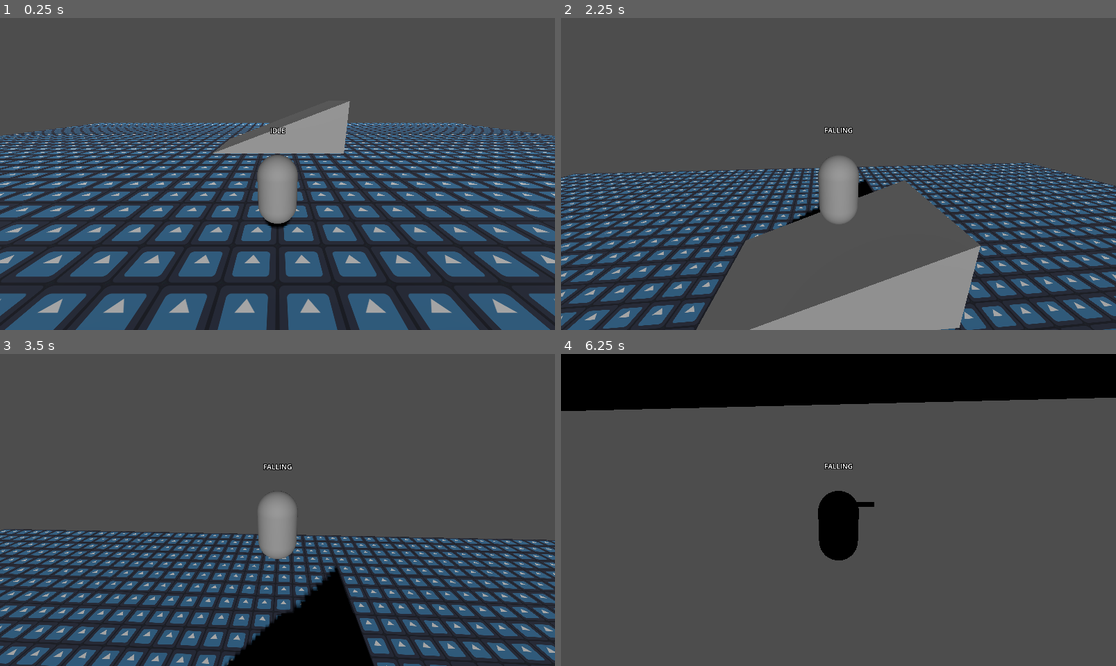
Above: before the commit, frames 1-4 (two rows, left to right).
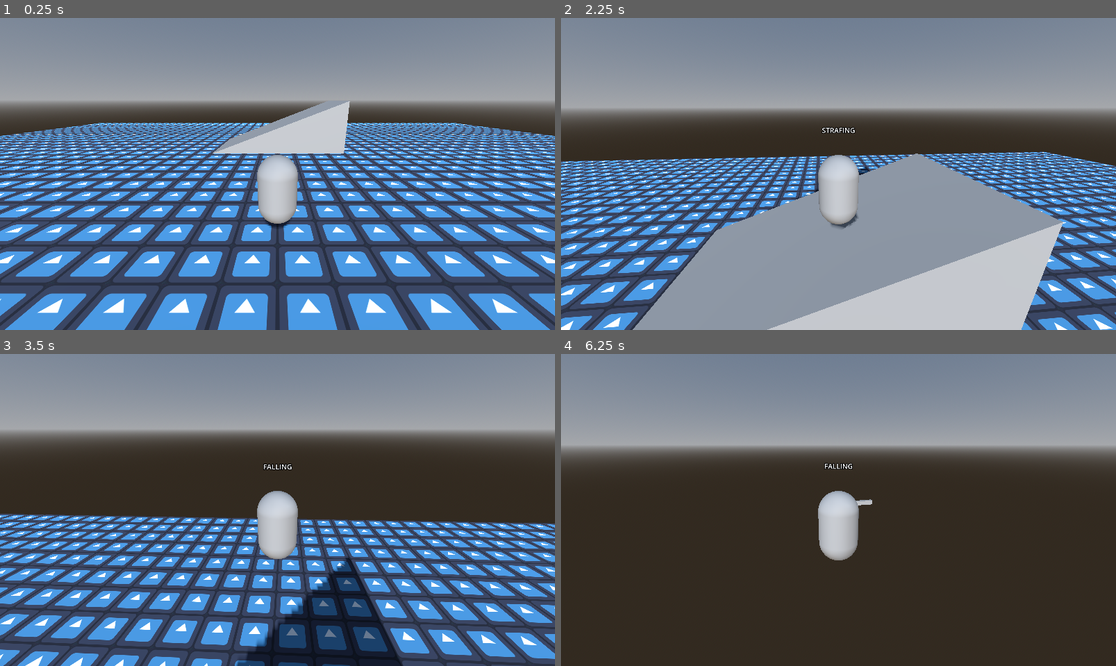
Above: after the commit, the same moments.

Repository: mikatomik/Godot_4_Third_Person_Template
Game: Godot game, scene res://dev/dev_area.tscn
The game is run twice, just before and just after one commit, with the same random seed, the same clock (stepped at 60 frames per second) and the same inputs. The engine's default icon, where the game draws it, is replaced by a stand-in: a white triangle on a blue panel in a dark square.
Inputs (mouse positions are in pixels of both pictures, inside the frame that each line leads up to):
- Up to frame 1 (0.25 s): no input
- Up to frame 2 (2.25 s): tap Enter at 0.5 s; move the mouse to (866, 174) at 0.52 s; hold Right mouse button (strafe, bound only after the commit) 0.53-1.28 s; hold W (walk_forward) from 0.53 s (still down); tap Space (jump) at 0.77, 0.8, 1.07, 1.35, 1.52, 1.82 s; move the mouse to (810, 174) at 1.27 s; right-click (810, 174) at 1.55 s; move the mouse to (849, 167) at 2.02 s; hold Right mouse button (strafe, bound only after the commit) from 2.03 s (still down)
- Up to frame 3 (3.5 s): keep holding W (walk_forward); tap Space (jump) at 2.3, 3.02, 3.32 s; move the mouse to (271, 516) at 2.77 s; release Right mouse button (strafe, bound only after the commit) at 2.78 s; right-click (271, 516) at 2.85 s
- Up to frame 4 (6.25 s): move the mouse to (877, 513) at 3.52 s; tap Space (jump) at 3.6, 3.77, 4.07, 4.52, 4.82, 5.3, 5.85, 6.02 s; move the mouse to (794, 506) at 4.27 s; right-click (794, 506) at 4.35 s; move the mouse to (844, 510) at 5.02 s; hold Right mouse button (strafe, bound only after the commit) 5.03-5.78 s; move the mouse to (816, 503) at 5.77 s; release W (walk_forward) at 5.78 s; hold D (walk_right) from 5.78 s (still down); right-click (816, 503) at 6.05 s

The runs differ from the first frame. In frame 1, 97% of the frame differs, in the area x 0-100%, y 0-100%; in frame 2, 93%; in frame 3, 89%; in frame 4, 97%.

Commit message:
Add dodging mechanic and change_state func

Diff:
--- a/dev/dev_area.tscn
+++ b/dev/dev_area.tscn
@@ -19,6 +19,16 @@
 
 [sub_resource type="ConcavePolygonShape3D" id="ConcavePolygonShape3D_64kfb"]
 data = PackedVector3Array(4, 1.5, 2.5, 4, -1.5, 2.5, -4, -1.5, 2.5, 4, 1.5, -2.5, -4, -1.5, -2.5, 4, -1.5, -2.5, 4, 1.5 …(254 unchanged characters)…
+
+[sub_resource type="ProceduralSkyMaterial" id="ProceduralSkyMaterial_3kbtb"]
+
+[sub_resource type="Sky" id="Sky_iu2uf"]
+sky_material = SubResource("ProceduralSkyMaterial_3kbtb")
+
+[sub_resource type="Environment" id="Environment_76nfa"]
+background_mode = 2
+sky = SubResource("Sky_iu2uf")
+ssil_enabled = true
 
 [node name="dev_area" type="Node3D"]
 
@@ -46,3 +56,6 @@
 
 [node name="CollisionShape3D" type="CollisionShape3D" parent="ramp/StaticBody3D"]
 shape = SubResource("ConcavePolygonShape3D_64kfb")
+
+[node name="WorldEnvironment" type="WorldEnvironment" parent="."]
+environment = SubResource("Environment_76nfa")
--- a/player/player.gd
+++ b/player/player.gd
@@ -3,6 +3,9 @@
 @export var walk_speed : int = 5
 @export var walk_accel : int = 10
 @export var fall_accel : int = 3
+@export var dodge_speed : int = 200
+@export var dodge_accel : int = 8
+@export var dodge_jump_strength : int = 8
 @export var gravity : int = -30
 @export var terminal_velocity : int = -40
 @export var jump_strength : int = 15
@@ -11,12 +14,15 @@
 var forward_relative_to_camera : Vector3
 var input_dir : Vector3
 var state = IDLE
+var previous_state = IDLE
 
 enum {
 	IDLE,
 	WALKING,
 	JUMPING,
-	FALLING
+	FALLING,
+	STRAFING,
+	DODGING
 }
 
 func _ready():
@@ -33,10 +39,13 @@
 			move_and_slide()
 
 			if input_dir.length() > 0:
-				state = WALKING
+				change_state(WALKING)
 
 			if Input.is_action_just_pressed("jump") and is_on_floor():
-				state = JUMPING
+				change_state(JUMPING)
+
+			if Input.is_action_pressed("strafe"):
+				change_state(STRAFING)
 
 		WALKING:
 			get_directional_input()
@@ -46,13 +55,16 @@
 			move_and_slide()
 
 			if !is_on_floor():
-				state = FALLING
+				change_state(FALLING)
 
 			if input_dir.length() <= 0:
-				state = IDLE
+				change_state(IDLE)
 
 			if Input.is_action_just_pressed("jump") and is_on_floor():
-				state = JUMPING
+				change_state(JUMPING)
+
+			if Input.is_action_pressed("strafe"):
+				change_state(STRAFING)
 
 		JUMPING:
 			velocity.y = jump_strength
@@ -62,7 +74,7 @@
 			interpolate_velocity(walk_speed, fall_accel, delta)
 			move_and_slide()
 
-			state = FALLING
+			change_state(FALLING)
 
 		FALLING:
 			get_directional_input()
@@ -72,12 +84,35 @@
 			move_and_slide()
 
 			if is_on_floor() and input_dir.length() > 0:
-				state = WALKING
+				change_state(WALKING)
+
 			elif is_on_floor() and input_dir.length() <= 0:
-				state = IDLE
+				change_state(IDLE)
 
-	update_state_readout()
+			if Input.is_action_pressed("strafe"):
+				change_state(STRAFING)
 
+		STRAFING:
+			get_directional_input()
+			align_mesh_to_input_dir()
+			apply_gravity(delta)
+			interpolate_velocity(walk_speed, walk_accel, delta)
+			move_and_slide()
+
+			if Input.is_action_just_released("strafe"):
+				change_state(WALKING)
+
+			if Input.is_action_just_pressed("jump") and is_on_floor():
+				change_state(DODGING)
+
+		DODGING:
+			get_directional_input()
+			align_mesh_to_input_dir()
+			apply_gravity(delta)
+			interpolate_velocity(dodge_speed, dodge_accel, delta)
+			velocity.y = dodge_jump_strength
+			move_and_slide()
+			change_state(previous_state)
 
 
 func get_directional_input():
@@ -103,7 +138,32 @@
 	if velocity.y < terminal_velocity:
 		velocity.y = terminal_velocity
 
-func update_state_readout():
+func align_mesh_to_input_dir():
+
+	if state == STRAFING or state == DODGING:
+		var current_rot_quat = Quaternion($body_rig.basis.orthonormalized()).normalized()
+		var desired_rot_quat = Quaternion($camera_pivot.basis.orthonormalized()).normalized()
+		var interpolated_quat = current_rot_quat.slerp(desired_rot_quat, mesh_rot_speed)
+
+		$body_rig.basis = Basis(interpolated_quat).orthonormalized()
+
+	else:
+		if input_dir.length() > 0:
+			var input_dir_2d = Vector2(input_dir.x, input_dir.z).normalized()
+			var camera_dir_2d = -Vector2($camera_pivot.basis.z.x, $camera_pivot.basis.z.z).normalized()
+			var angle_to = -camera_dir_2d.angle_to(input_dir_2d)
+
+			var desired_quat = Quaternion($camera_pivot.basis.rotated(Vector3.UP, angle_to).orthonormalized()).normalized()
+			var current_quat = Quaternion($body_rig.basis.orthonormalized()).normalized()
+
+			var interpolated_quat = current_quat.slerp(desired_quat, mesh_rot_speed)
+
+			$body_rig.basis = Basis(interpolated_quat).orthonormalized()
+
+func change_state(new_state):
+	previous_state = state
+	state = new_state
+
 	if state == 0:
 		$Label3D.text = "IDLE"
 	elif state == 1:
@@ -112,20 +172,10 @@
 		$Label3D.text = "JUMPING"
 	elif state == 3:
 		$Label3D.text = "FALLING"
+	elif state == 4:
+		$Label3D.text = "STRAFING"
+	elif state == 5:
+		$Label3D.text = "DODGING"
 
 	else:
 		$Label3D.text = "IT'S A MAGIC MYSTERY"
-
-
-func align_mesh_to_input_dir():
-	if input_dir.length() > 0:
-		var input_dir_2d = Vector2(input_dir.x, input_dir.z).normalized()
-		var camera_dir_2d = -Vector2($camera_pivot.basis.z.x, $camera_pivot.basis.z.z).normalized()
-		var angle_to = -camera_dir_2d.angle_to(input_dir_2d)
-
-		var desired_quat = Quaternion($camera_pivot.basis.rotated(Vector3.UP, angle_to).orthonormalized()).normalized()
-		var current_quat = Quaternion($body_rig.basis.orthonormalized()).normalized()
-
-		var interpolated_quat = current_quat.slerp(desired_quat, mesh_rot_speed)
-
-		$body_rig.basis = Basis(interpolated_quat).orthonormalized()
--- a/project.godot
+++ b/project.godot
@@ -73,3 +73,9 @@
 , Object(InputEventJoypadButton,"resource_local_to_scene":false,"resource_name":"","device":-1,"button_index":6,"pressure":0.0,"pressed":true,"script":null)
 ]
 }
+strafe={
+"deadzone": 0.5,
+"events": [Object(InputEventMouseButton,"resource_local_to_scene":false,"resource_name":"","device":-1,"window_id":0,"alt_pressed":false,"shift_pressed":false,"ctrl_pressed":false,"meta_pressed":false,"button_mask":0,"position":Vector2(0, 0),"global_position":Vector2(0, 0),"factor":1.0,"button_index":2,"pressed":false,"double_click":false,"script":null)
+, Object(InputEventJoypadMotion,"resource_local_to_scene":false,"resource_name":"","device":-1,"axis":4,"axis_value":1.0,"script":null)
+]
+}
Not shown: 1 places in dev/dev_area.tscn that only renumber resources
